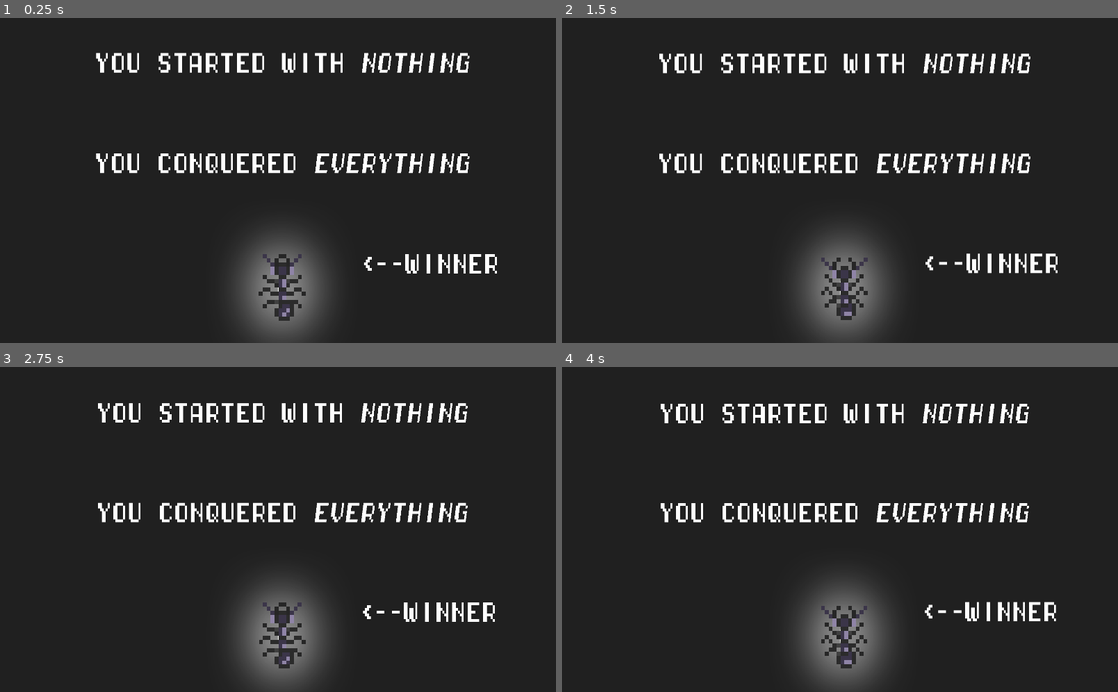
Above: before the commit, frames 1-4 (two rows, left to right).
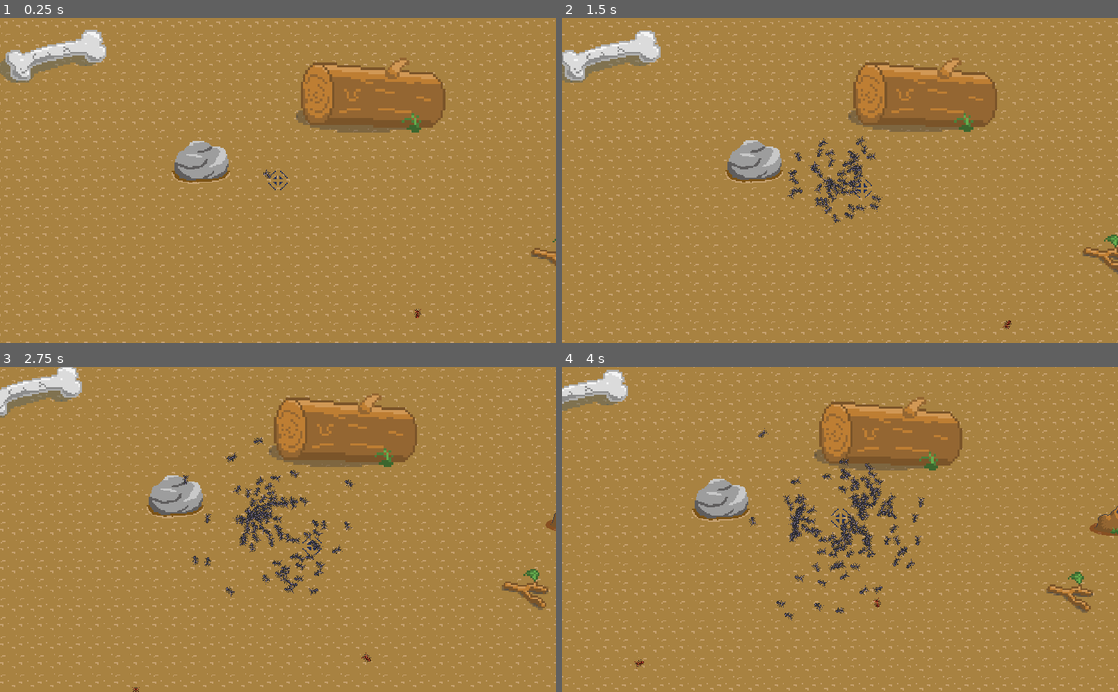
Above: after the commit, the same moments.

Repository: ajsosa/ldjam45
Game: Godot game, scene res://scenes/Objects/TestLevel.tscn
Same seed, same stepped clock (60 frames per second), same inputs: the game is played once before the commit and once after it. Sound files missing from this copy of the repository are replaced by a short silence.
Inputs:
- Up to frame 1 (0.25 s): no input
- Up to frame 2 (1.5 s): hold Right (right) 0.53-1.28 s; hold A (addAnt) 0.53-1.28 s; hold Down (down) from 1.28 s (still down); tap A (addAnt) at 1.35 s
- Up to frame 3 (2.75 s): release Down (down) at 2.03 s; hold Right (right) from 2.03 s (still down); hold A (addAnt) from 2.03 s (still down)
- Up to frame 4 (4 s): release Right (right) at 2.78 s; release A (addAnt) at 2.78 s; hold Up (up) 2.78-3.53 s; tap A (addAnt) at 2.85 s; hold Left (left) from 3.53 s (still down); hold A (addAnt) from 3.53 s (still down)

The runs differ from the first frame. In frame 1, 100% of the frame differs, in the area x 0-100%, y 0-100%; in frame 2, 100%; in frame 3, 99%; in frame 4, 99%.

Commit message:
fix for null audio

Diff:
--- a/project.godot
+++ b/project.godot
@@ -65,11 +65,6 @@
 "events": [ Object(InputEventKey,"resource_local_to_scene":false,"resource_name":"","device":0,"alt":false,"shift":false,"control":false,"meta":false,"command":false,"pressed":false,"scancode":65,"unicode":0,"echo":false,"script":null)
  ]
 }
-quit={
-"deadzone": 0.5,
-"events": [ Object(InputEventKey,"resource_local_to_scene":false,"resource_name":"","device":0,"alt":false,"shift":false,"control":false,"meta":false,"command":false,"pressed":false,"scancode":16777217,"unicode":0,"echo":false,"script":null)
- ]
-}
 
 [rendering]
 
--- a/scenes/Objects/TestLevel.tscn
+++ b/scenes/Objects/TestLevel.tscn
@@ -35,14 +35,14 @@
 position = Vector2( 512, 304 )
 script = ExtResource( 4 )
 
-[node name="MarginContainer" parent="Camera2D" instance=ExtResource( 5 )]
+[node name="EndScreen" parent="Camera2D" instance=ExtResource( 5 )]
+visible = false
 margin_left = -512.0
 margin_top = -304.0
 margin_right = -512.0
 margin_bottom = -304.0
 
 [node name="Mounds" type="Node2D" parent="."]
-editor/display_folded = true
 
 [node name="Mound" parent="Mounds" instance=ExtResource( 6 )]
 position = Vector2( 980.25, 1248 )
--- a/scripts/mound.gd
+++ b/scripts/mound.gd
@@ -101,7 +101,10 @@
 						swarm.engage = false
 						swarm.battling = false
 						owned = true
-						audio.play()
+
+						if audio:
+							audio.play()
+
 						if not isRogue:
 							swarm.rogueAnts.append(self)
 							anim.play("owned")
@@ -196,11 +199,14 @@
 	if queenSpawned:
 		queenHealth -= 1
 		if queenHealth <= 0:
-			audio.play()
+			if audio:
+				audio.play()
 			owned = true
 			swarm.killRate = 0
 			swarm.engage = false
 			swarm.battling = false
+
+			get_parent().get_parent().get_node("Camera2D/EndScreen").visible = true
 		else:
 			return
 
@@ -238,7 +244,8 @@
 	swarm.battling = false
 	swarm.engage = false
 	swarm.rogueAnts.append(self)
-	audio.play()
+	if audio:
+		audio.play()
 
 func setFriendly():
 	for ant in ants:
